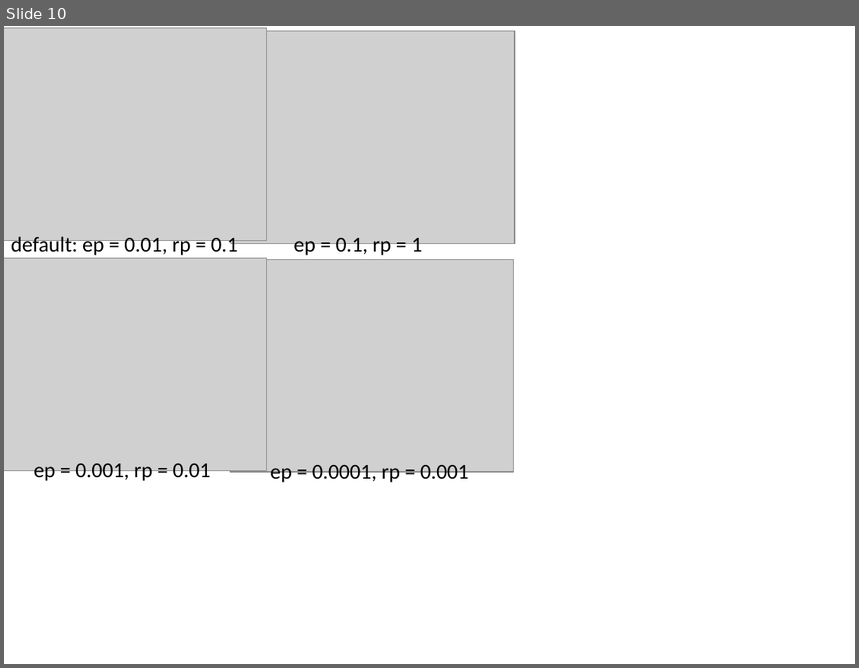
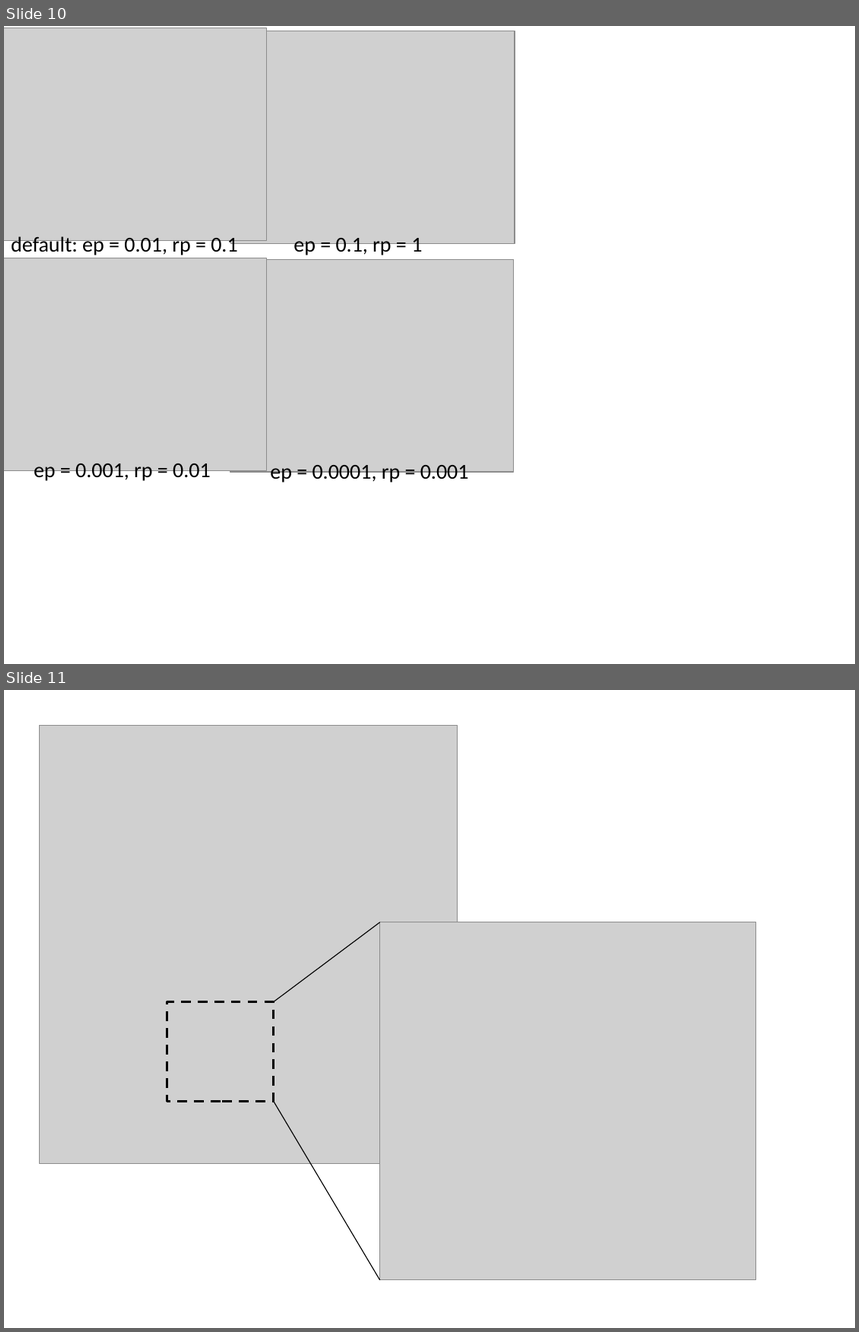
Before and after one commit to auranic/Elastic-principal-graphs, a slide deck: FiguresWiki/Examples.pptx. Shown one above the other, each under a label of ours: slide 10 before the commit, slides 10 and 11 after it. The pictures are 859x668 and 859x1332 pixels, drawn with LibreOffice and Linux fonts; fonts in the diff are those of the drawing; grey boxes stand for pictures. Boxes give left, top, right and bottom in pixels: in the first picture for what was removed or moved away, otherwise in the second. Text is boxed around its words. In the diff, an @@ line names an element or a change of style, - is before the commit and + after.

```diff
--- a/FiguresWiki/Examples.pptx
+++ b/FiguresWiki/Examples.pptx
@@ slide 11 added at box(4, 690, 855, 1328), background #FFFFFF @@
@@ picture added at box(40, 726, 458, 1164) @@
@@ line added from (274, 1002) to (380, 923), #000000 0.75 pt @@
@@ picture added at box(380, 923, 756, 1281) @@
@@ rectangle added at box(167, 1002, 274, 1102), outline #000000 2 pt dashed @@
@@ line added from (274, 1101) to (380, 1281), #000000 0.75 pt @@
```
Also in this commit, not shown: 2 other slides added, 4 other files.
